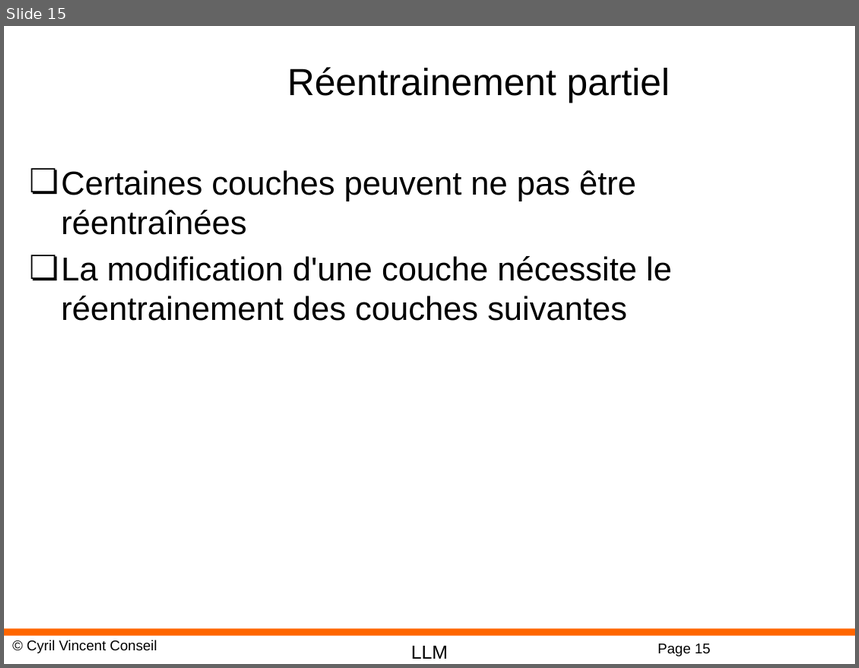
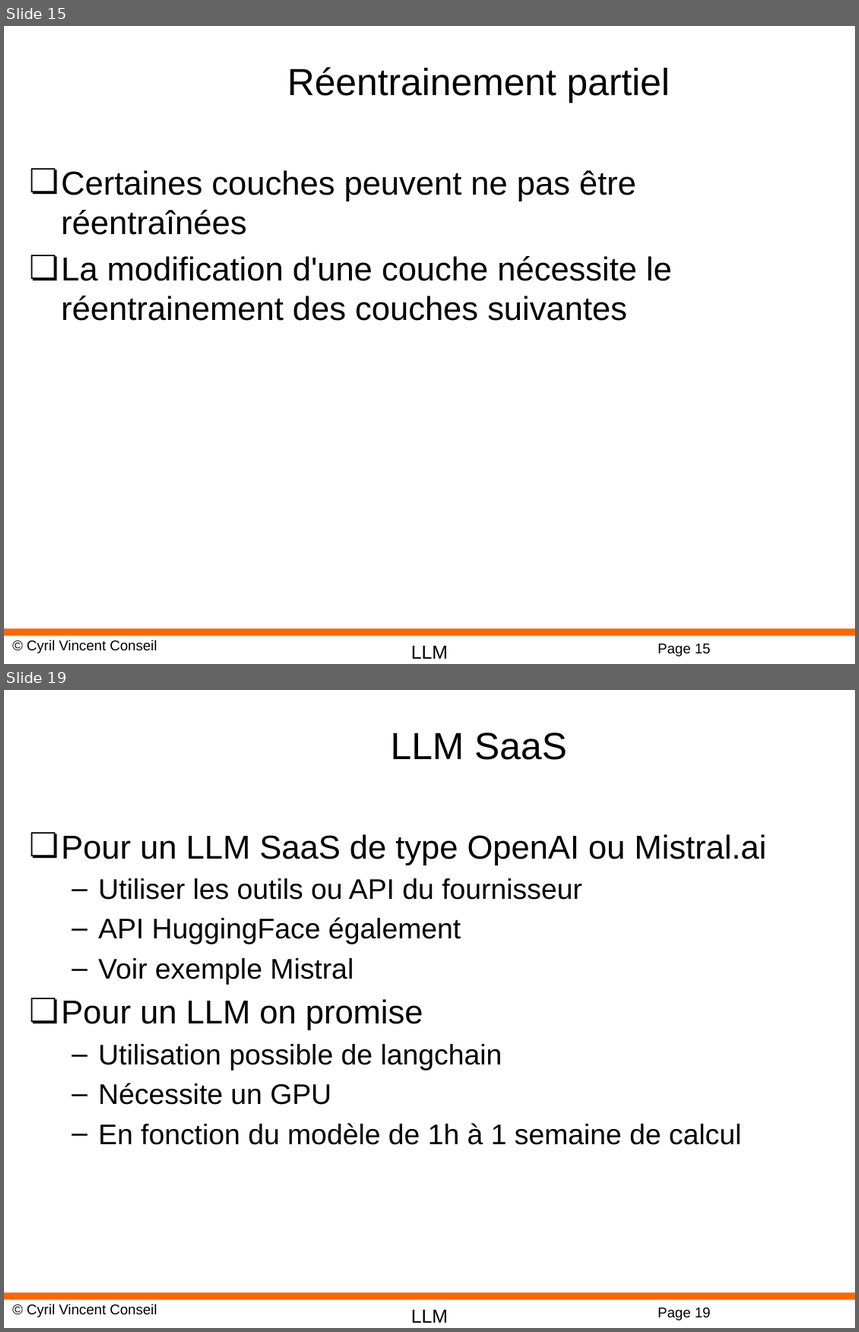
Before and after one commit to cyrilvincent/rag, a slide deck: ppt/RAG13-FineTuning.pptx. Shown one above the other, each under a label of ours: slide 15 before the commit, slides 15 and 19 after it; the slides between them are not shown. The pictures are 859x668 and 859x1332 pixels, drawn with LibreOffice and Linux fonts; fonts in the diff are those of the drawing; background and template pictures are left out. Boxes give left, top, right and bottom in pixels: in the first picture for what was removed or moved away, otherwise in the second. Text is boxed around its words. In the diff, an @@ line names an element or a change of style, - is before the commit and + after.

```diff
--- a/ppt/RAG13-FineTuning.pptx
+++ b/ppt/RAG13-FineTuning.pptx
@@ slide 19 added at (x1=4, y1=690, x2=855, y2=1328), background #FFFFFF; not listed: 4 template elements that a slide beside it also shows @@
@@ title added at (x1=391, y1=733, x2=567, y2=760), 32 pt, text #000000 @@
+LLM SaaS
@@ text added at (x1=61, y1=834, x2=767, y2=1145), 24 pt, text #000000 @@
+❏ Pour un LLM SaaS de type OpenAI ou Mistral.ai
+  – Utiliser les outils ou API du fournisseur
+  – API HuggingFace également
+  – Voir exemple Mistral
+❏ Pour un LLM on promise
+  – Utilisation possible de langchain
+  – Nécessite un GPU
+  – En fonction du modèle de 1h à 1 semaine de calcul
```
Also in this commit, not shown: 8 other slides added, 34 other files.
